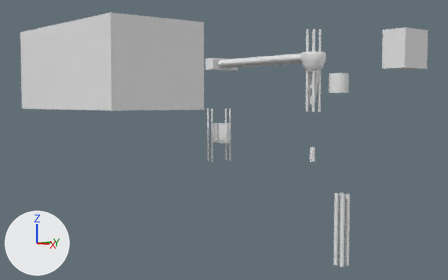
Renders of the Blender file arm.blend from each side of a commit.
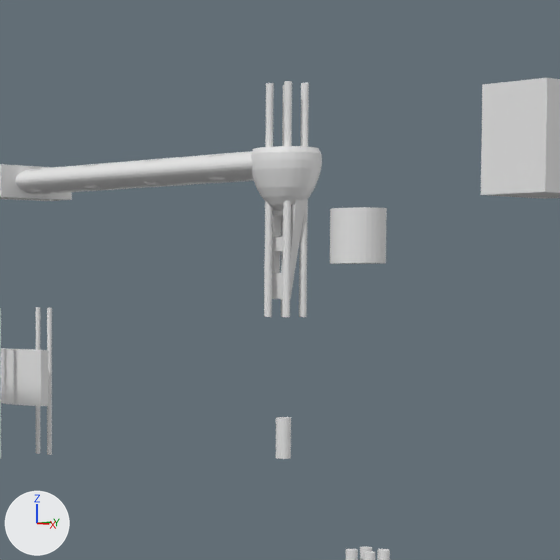
Each version appears first whole from a camera (50 mm lens) standing at (69.7, -72.6, -1.6) and looking at (-1.6, -13.1, -7.2), and next in a close-up on the part from 47% to 92% of the width and 0% to 70% of the height. The lights are fixed; the arrows at lower left show +X, +Y and +Z.

In view in the first close-up: 'Arm Cylinder', 'Attachment Screws', 'Cube', 'Hexagonal Cutout Tool', 'motor', 'motor screws'.
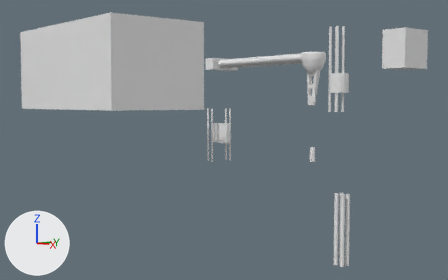
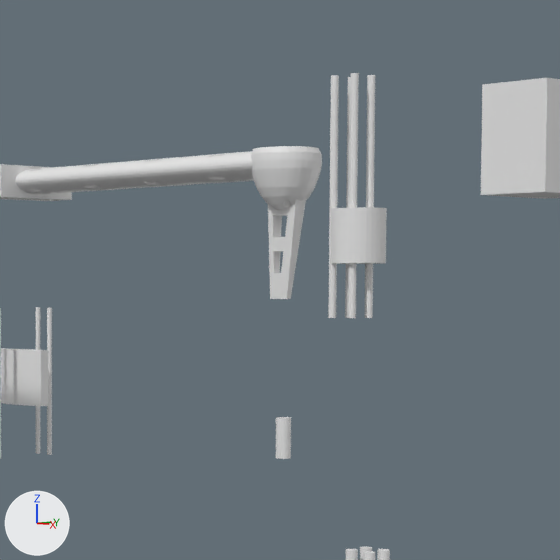
What changed in the scene script:
```text
Change ob_motor_screws:
    ob_motor_screws.location: (11.98, -2.52, 5.18) -> (16.4, -2.52, 5.18)
```

Location of each change, (x1, y1, x2, y2) in pixels of the close-ups (560 x 560 px):
'motor screws', moved
    before: (264, 81, 309, 317)
    after: (328, 73, 375, 318)
